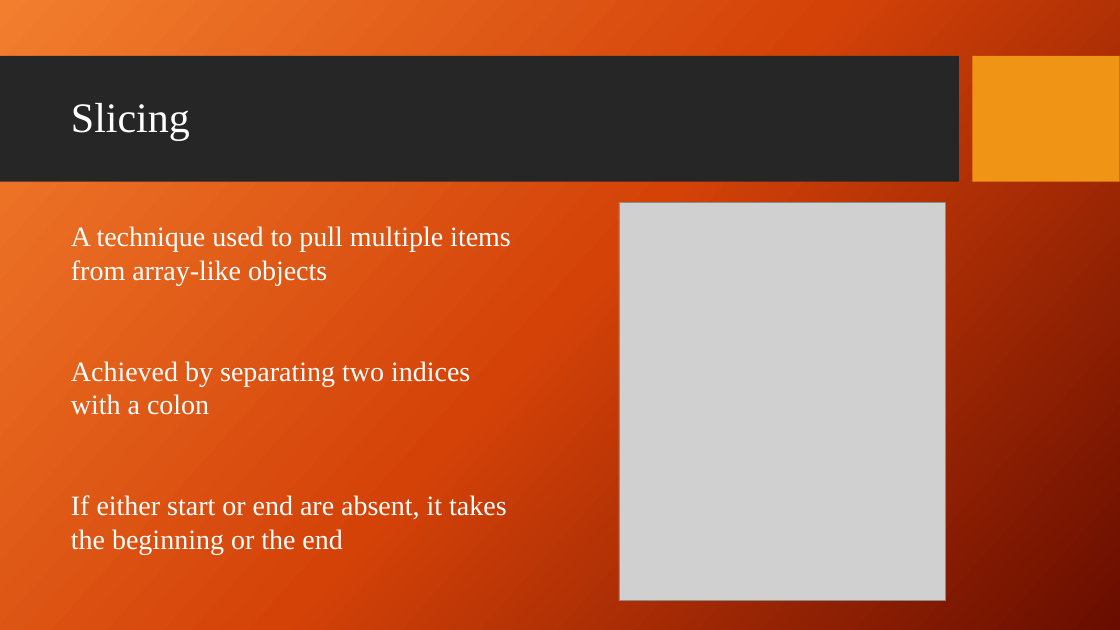
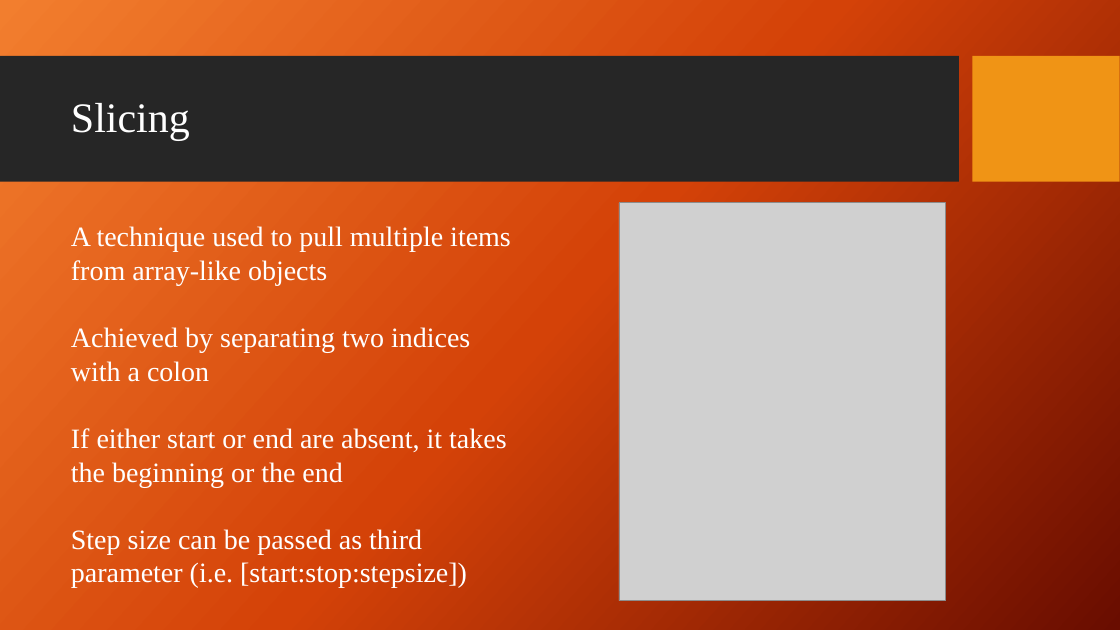
Before and after one commit to giganano/PythonBootcamp, a slide deck: slide 16 of slides/review.pptx. Drawn at 1120x630 pixels with LibreOffice and Linux fonts; fonts in the diff are those of the drawing; grey boxes stand for pictures; background and template pictures are left out. Boxes give left, top, right and bottom in pixels: in the first picture for what was removed or moved away, otherwise in the second. Text is boxed around its words. In the diff, an @@ line names an element or a change of style, - is before the commit and + after.

```diff
--- a/slides/review.pptx
+++ b/slides/review.pptx
@@ text at (71,529,467,588): paragraph added @@
+Step size can be passed as third parameter (i.e. [start:stop:stepsize])
```
Also in this commit, not shown: 1 other slide changed, 8 other files.
